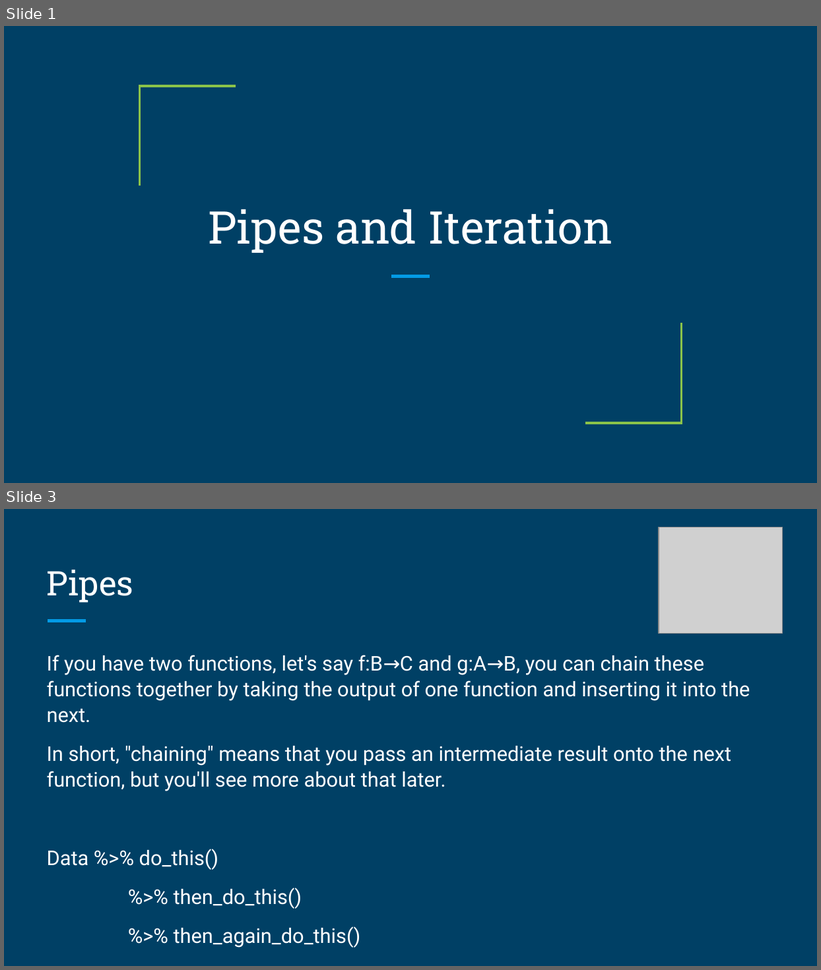
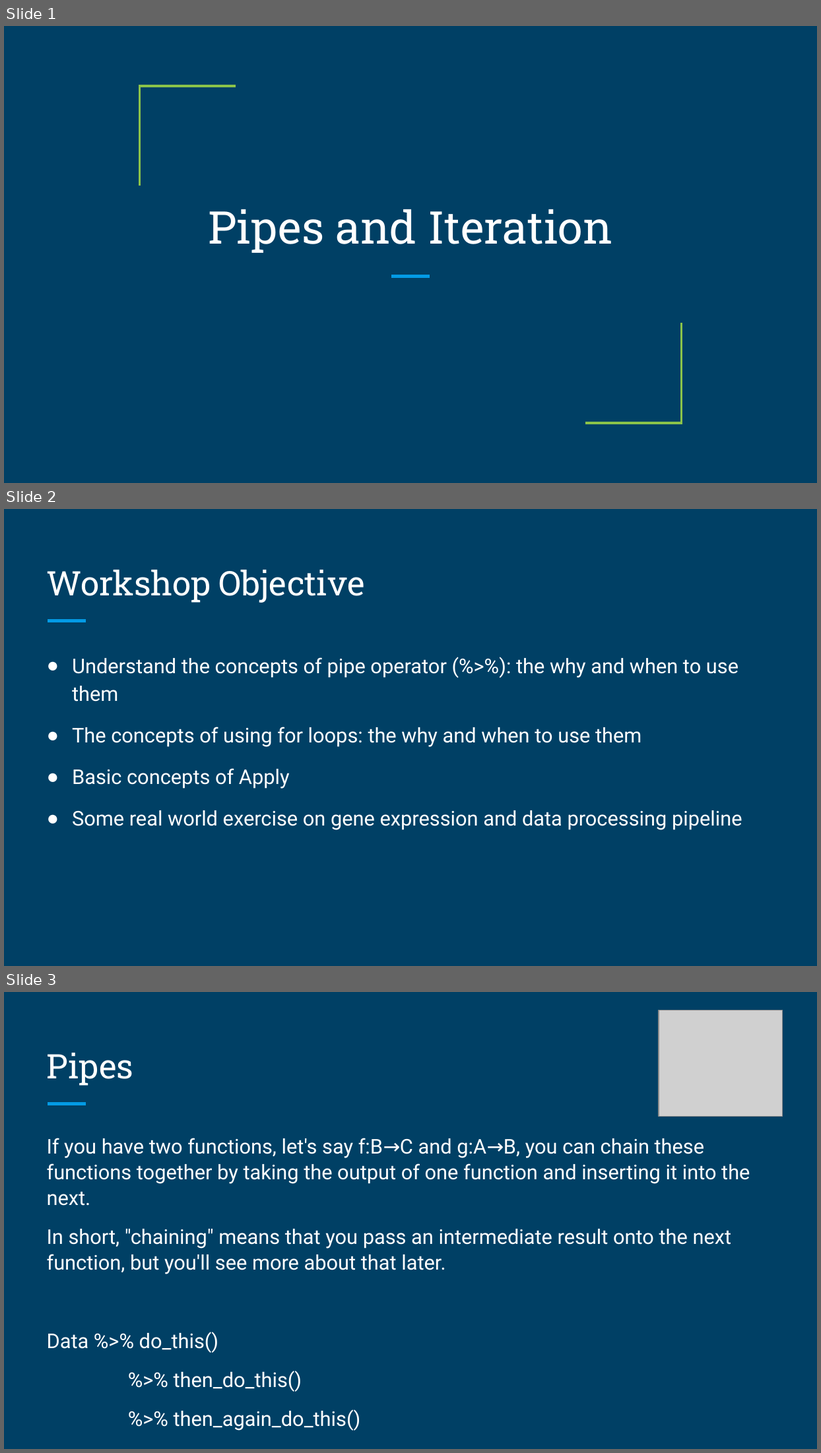
Before and after one commit to brandonyph/APB-Workshop-DataAnalyticsEssentials, a slide deck: Week3-Pipes-and-Iteration/Week 3-Pipes and Iteration.pptx. Shown one above the other, each under a label of ours: slides 1 and 3 before the commit, slides 1, 2 and 3 after it; the slides between them are not shown. The pictures are 821x970 and 821x1453 pixels, drawn with LibreOffice and Linux fonts; fonts in the diff are those of the drawing; grey boxes stand for pictures. Boxes give left, top, right and bottom in pixels: in the first picture for what was removed or moved away, otherwise in the second. Text is boxed around its words. In the diff, an @@ line names an element or a change of style, - is before the commit and + after.

Commit message:
Updated W3 slides and scripts
Remove functions part in the script and improve overall clarity of the  exercise

```diff
--- a/Week3-Pipes-and-Iteration/Week 3-Pipes and Iteration.pptx
+++ b/Week3-Pipes-and-Iteration/Week 3-Pipes and Iteration.pptx
@@ slide 2 added at bbox=[4, 509, 817, 966], background #004065; not listed: 1 template element that a slide beside it also shows @@
@@ title added at bbox=[47, 570, 365, 603], 30 pt, text #FFFFFF @@
+Workshop Objective
@@ text added at bbox=[72, 657, 743, 830], 18 pt, text #FFFFFF @@
+● Understand the concepts of pipe operator (%>%): the why and when to use them
+● The concepts of using for loops: the why and when to use them
+● Basic concepts of Apply
+● Some real world exercise on gene expression and data processing pipeline
```
Also in this commit, not shown: 1 slide changed, 1 slide removed, 3 other files.
